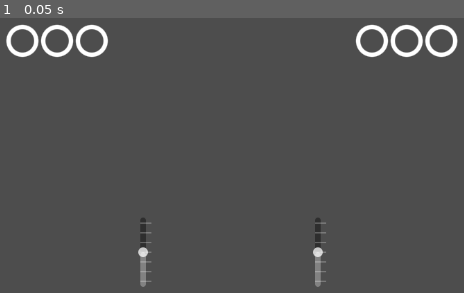
Above: before the commit, frame 1.
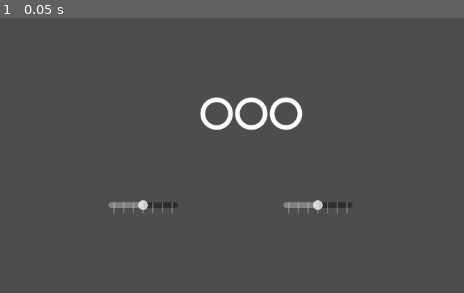
Above: after the commit, the same moment.

Repository: Creatures-5/loco-generator
Game: Godot game, scene res://generated_result.tscn
Same seed, same stepped clock (60 frames per second), same inputs: the game is played once before the commit and once after it. The project has no main scene, so this scene is started directly.
Inputs:
- Up to frame 1 (0.05 s): no input

The runs differ from the first frame. In frame 1, 4.5% of the frame differs, in the area x 1-99%, y 2-98%.

Commit message:
centralized draw functions

Diff:
--- /dev/null
+++ b/bogey.gd
@@ -0,0 +1,11 @@
+extends Control
+
+signal bogey_update(value, bogey)
+
+@onready var slider = get_node("HSlider")
+
+func _ready() -> void:
+	pass # Replace with function body.
+
+func _slider_value_changed(value: float) -> void:
+	bogey_update.emit(slider.value, get_node("."))
--- /dev/null
+++ b/draw_train.gd
@@ -0,0 +1,28 @@
+extends Control
+
+var bogey_num: int = 2
+var wheel_scale: float = 50
+
+func _ready() -> void:
+	for i in range(0,bogey_num):
+		var bogey = get_node("BogeyContainer/Bogey"+str(i+1))
+		bogey.bogey_update.connect(_axl_slider_update) #connecting sliders to update draw
+
+func _draw():
+	#wheel generation
+	for i in range (0,bogey_num): #once for each bogey
+		var targ_bog = get_node("BogeyContainer/Bogey"+str(i+1))
+		var axl_num = get_node("BogeyContainer/Bogey"+str(i+1)+"/HSlider").value
+		for j in range (0,axl_num): #once for each axle within the bogey
+			var x_pos = targ_bog.position.x + (j*wheel_scale)# - (axl_num - 1) * (wheel_scale/2))
+			draw_circle(
+				Vector2(x_pos, 0), #position
+				wheel_scale/2.5, #radius
+				Color("FFFFFF"), #color
+				false, #fill
+				5.0, #line width
+				true #anti-aliasing
+			)
+
+func _axl_slider_update(value: int, bogey_i):
+	queue_redraw()
--- a/generated_result.tscn
+++ b/generated_result.tscn
@@ -1,6 +1,7 @@
-[gd_scene load_steps=2 format=3 uid="uid://dmykkxhuuut0p"]
+[gd_scene load_steps=3 format=3 uid="uid://dmykkxhuuut0p"]
 
-[ext_resource type="Script" path="res://wheel_gen.gd" id="1_1ujgb"]
+[ext_resource type="Script" path="res://draw_train.gd" id="1_1ujgb"]
+[ext_resource type="Script" path="res://bogey.gd" id="2_43tuf"]
 
 [node name="Node2D" type="Node2D"]
 
@@ -21,6 +22,7 @@
 grow_vertical = 2
 size_flags_horizontal = 4
 size_flags_vertical = 4
+script = ExtResource("1_1ujgb")
 
 [node name="BogeyContainer" type="BoxContainer" parent="Control"]
 layout_mode = 1
@@ -37,53 +39,51 @@
 grow_vertical = 2
 alignment = 1
 
-[node name="Bogey2" type="Control" parent="Control/BogeyContainer"]
+[node name="Bogey1" type="Control" parent="Control/BogeyContainer"]
 layout_mode = 2
 size_flags_horizontal = 3
-script = ExtResource("1_1ujgb")
+script = ExtResource("2_43tuf")
 
-[node name="AxlSlider" type="VSlider" parent="Control/BogeyContainer/Bogey2"]
+[node name="HSlider" type="HSlider" parent="Control/BogeyContainer/Bogey1"]
 layout_mode = 1
-anchors_preset = 8
+anchors_preset = 7
 anchor_left = 0.5
-anchor_top = 0.5
+anchor_top = 1.0
 anchor_right = 0.5
-anchor_bottom = 0.5
-offset_left = -8.0
-offset_top = 130.0
-offset_right = 8.0
-offset_bottom = 230.0
+anchor_bottom = 1.0
+offset_left = -50.0
+offset_top = -26.0
+offset_right = 50.0
 grow_horizontal = 2
-grow_vertical = 2
+grow_vertical = 0
 max_value = 6.0
 value = 3.0
 rounded = true
 tick_count = 7
 ticks_on_borders = true
 
-[node name="Bogey1" type="Control" parent="Control/BogeyContainer"]
+[node name="Bogey2" type="Control" parent="Control/BogeyContainer"]
 layout_mode = 2
 size_flags_horizontal = 3
-script = ExtResource("1_1ujgb")
+script = ExtResource("2_43tuf")
 
-[node name="AxlSlider" type="VSlider" parent="Control/BogeyContainer/Bogey1"]
+[node name="HSlider" type="HSlider" parent="Control/BogeyContainer/Bogey2"]
 layout_mode = 1
-anchors_preset = 8
+anchors_preset = 7
 anchor_left = 0.5
-anchor_top = 0.5
+anchor_top = 1.0
 anchor_right = 0.5
-anchor_bottom = 0.5
-offset_left = -8.0
-offset_top = 130.0
-offset_right = 8.0
-offset_bottom = 230.0
+anchor_bottom = 1.0
+offset_left = -50.0
+offset_top = -26.0
+offset_right = 50.0
 grow_horizontal = 2
-grow_vertical = 2
+grow_vertical = 0
 max_value = 6.0
 value = 3.0
 rounded = true
 tick_count = 7
 ticks_on_borders = true
 
-[connection signal="value_changed" from="Control/BogeyContainer/Bogey2/AxlSlider" to="Control/BogeyContainer/Bogey2" method="_axl_slider_update"]
-[connection signal="value_changed" from="Control/BogeyContainer/Bogey1/AxlSlider" to="Control/BogeyContainer/Bogey1" method="_axl_slider_update"]
+[connection signal="value_changed" from="Control/BogeyContainer/Bogey1/HSlider" to="Control/BogeyContainer/Bogey1" method="_slider_value_changed"]
+[connection signal="value_changed" from="Control/BogeyContainer/Bogey2/HSlider" to="Control/BogeyContainer/Bogey2" method="_slider_value_changed"]
--- a/wheel_gen.gd
+++ /dev/null
@@ -1,24 +0,0 @@
-extends Control
-
-var axl_num: int = 3
-var wheel_scale: float = 50
-
-func _ready() -> void:
-	pass
-
-func _draw():
-	#wheel generation
-	for i in range (0,axl_num):
-		var x_pos = position.x + (i*wheel_scale - (axl_num - 1) * (wheel_scale/2))
-		draw_circle(
-			Vector2(x_pos, 0), #position
-			wheel_scale/2.5, #radius
-			Color("FFFFFF"), #color
-			false, #fill
-			5.0, #line width
-			true #anti-aliasing
-		)
-
-func _axl_slider_update(value: int) -> void:
-	axl_num = value
-	queue_redraw()
